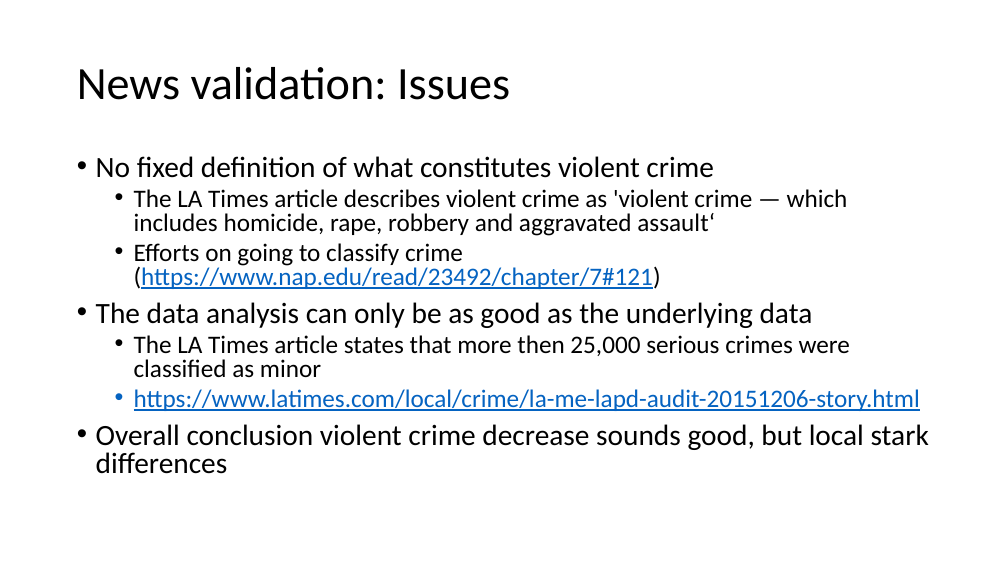
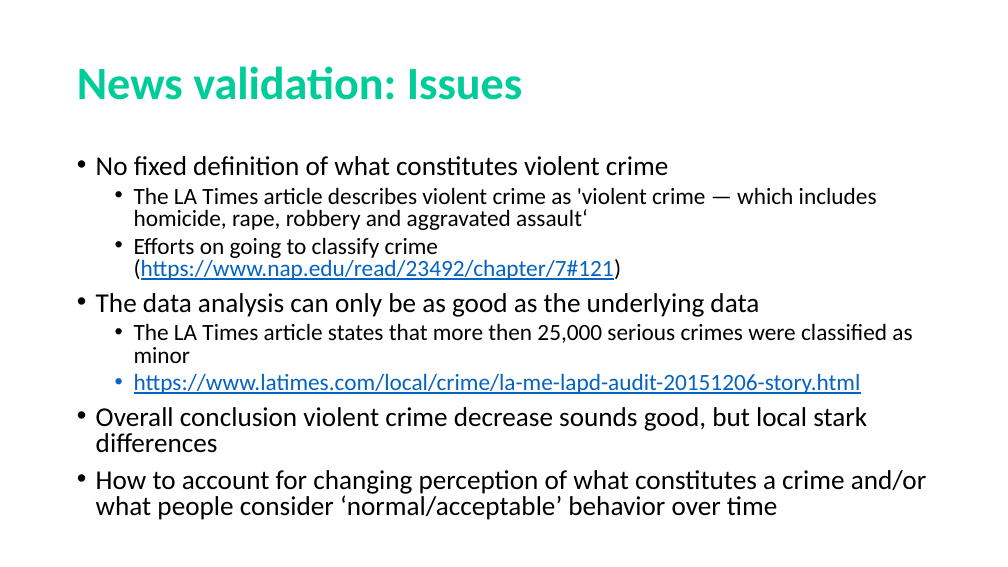
Before and after one commit to frederikdebruyker/Los-Angeles-Crime-Statistics, a slide deck: slide 6 of Presentation Project1 - Los Angeles Crime Statistics.pptx (slide 5 before the commit). Drawn at 1008x567 pixels with LibreOffice and Linux fonts; fonts in the diff are those of the drawing. Boxes give left, top, right and bottom in pixels: in the first picture for what was removed or moved away, otherwise in the second. Text is boxed around its words. In the diff, an @@ line names an element or a change of style, - is before the commit and + after.

Commit message:
powerpoint update

```diff
--- a/Presentation Project1 - Los Angeles Crime Statistics.pptx
+++ b/Presentation Project1 - Los Angeles Crime Statistics.pptx
@@ title "News validation: Issues" at box(77, 66, 522, 100): text colour #000000 to #00CC99, bold on @@
@@ text at box(96, 156, 912, 453): size 28 to 25.9 pt in "No fixed definition of what constitutes violent ...", "The data analysis can only be as ...", "Overall conclusion violent crime decrease sounds good, ..."; size 24 to 22.2 pt in "The LA Times article describes violent crime ...", "Efforts on going to classify crime (https://www.nap.edu/read ...", "The LA Times article states that more ...", "https://www.latimes.com/local/crime/la-me-lapd-audit-2015120 ..." @@
@@ text at box(96, 470, 926, 520): paragraph added @@
+• How to account for changing perception of what constitutes a crime and/or what people consider ‘normal/acceptable’ behavior over time
```
Also in this commit, not shown: 3 other slides changed, 1 slide added, 3 other files.
